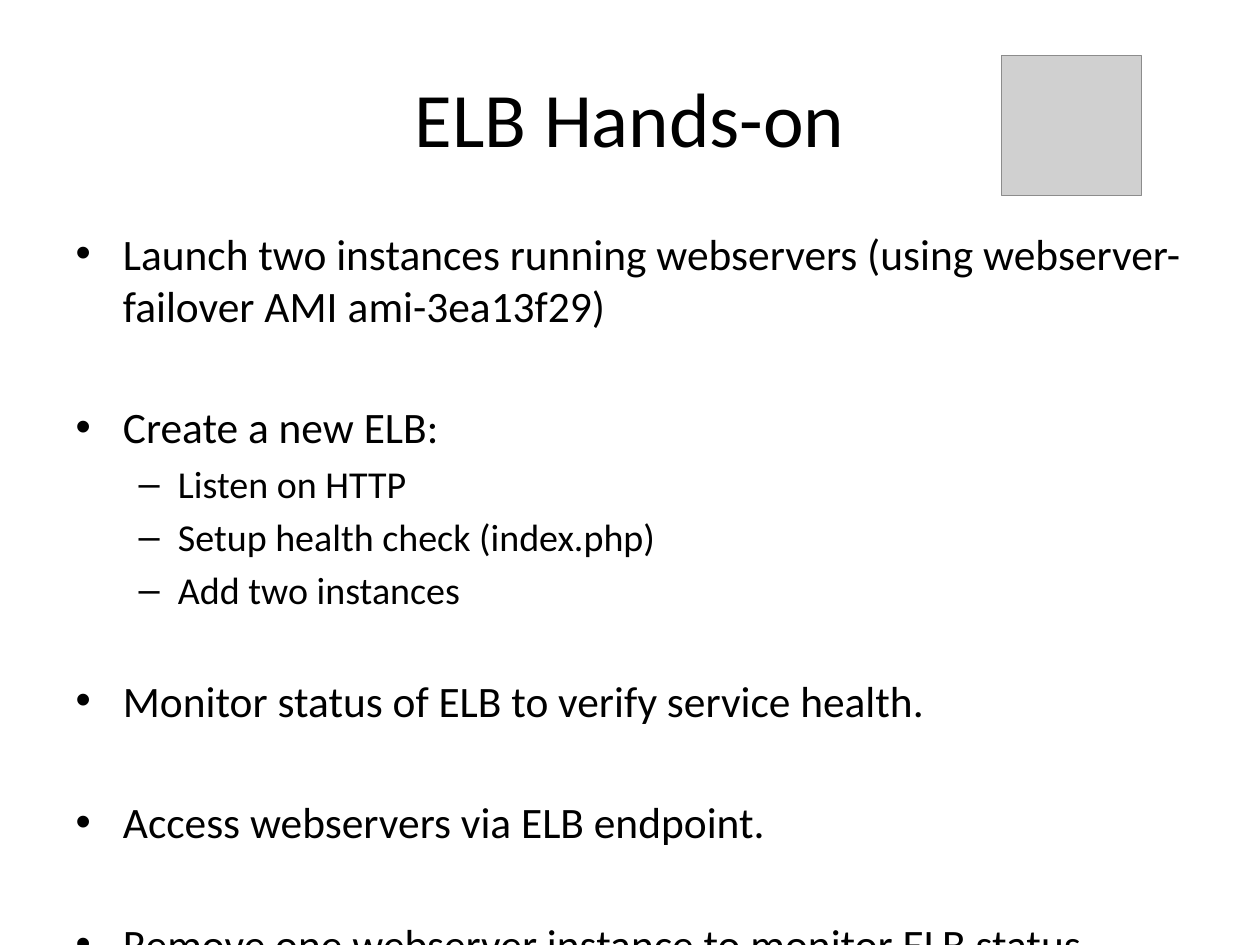
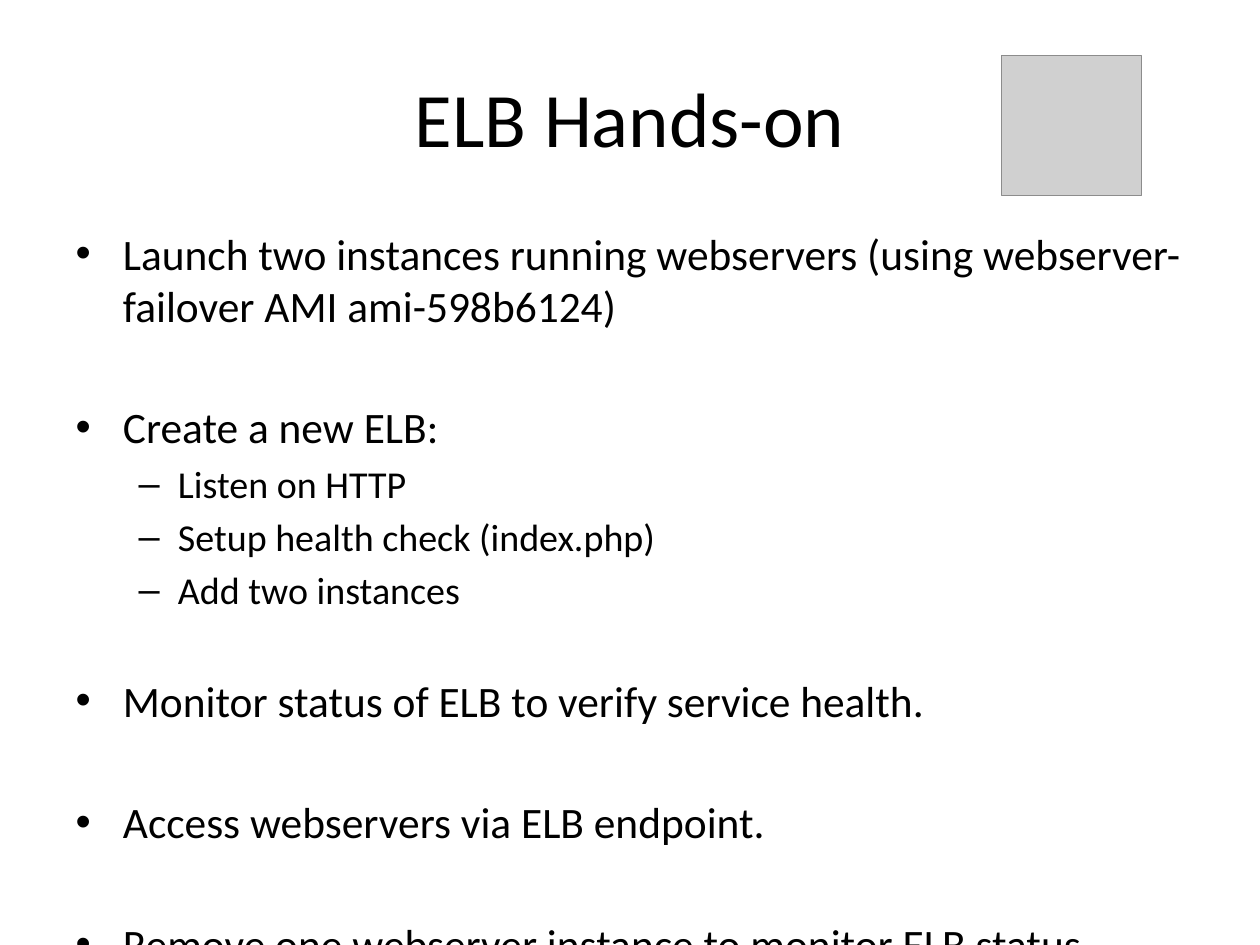
Before and after one commit to jasondbaker/infrastructure-class, a slide deck: slide 6 of lectures/infrastructure-week-5.pptx. Drawn at 1260x945 pixels with LibreOffice and Linux fonts; fonts in the diff are those of the drawing; grey boxes stand for pictures. Boxes give left, top, right and bottom in pixels: in the first picture for what was removed or moved away, otherwise in the second. Text is boxed around its words. In the diff, an @@ line names an element or a change of style, - is before the commit and + after.

Commit message:
create packer build for webserver failover

```diff
--- a/lectures/infrastructure-week-5.pptx
+++ b/lectures/infrastructure-week-5.pptx
@@ text at <box>123,238,1180,328</box>: text changed @@
-• Launch two instances running webservers (using webserver-failover AMI ami-3ea13f29)
+• Launch two instances running webservers (using webserver-failover AMI ami-598b6124)
```
Also in this commit, not shown: 26 other files.
